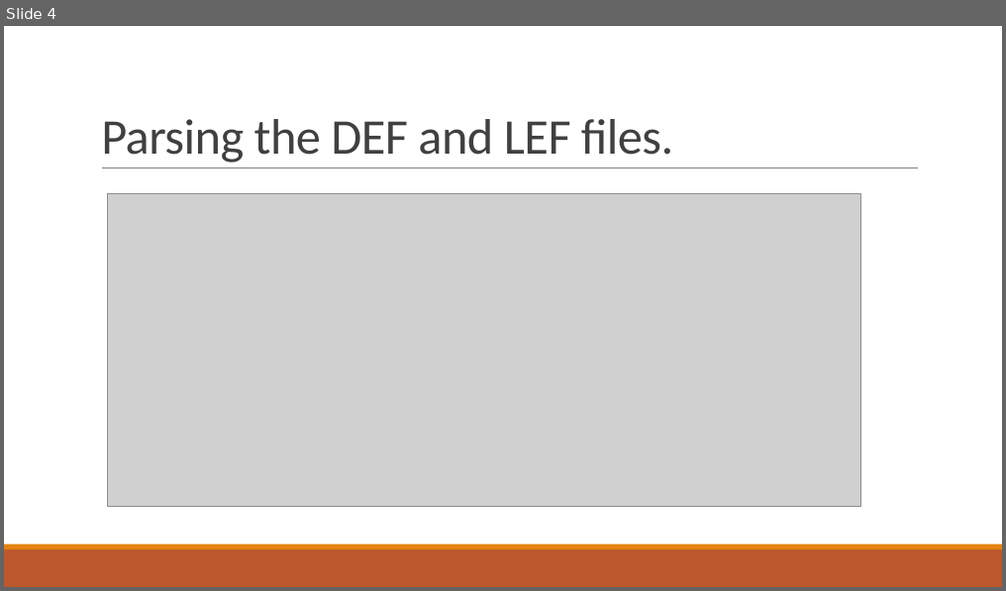
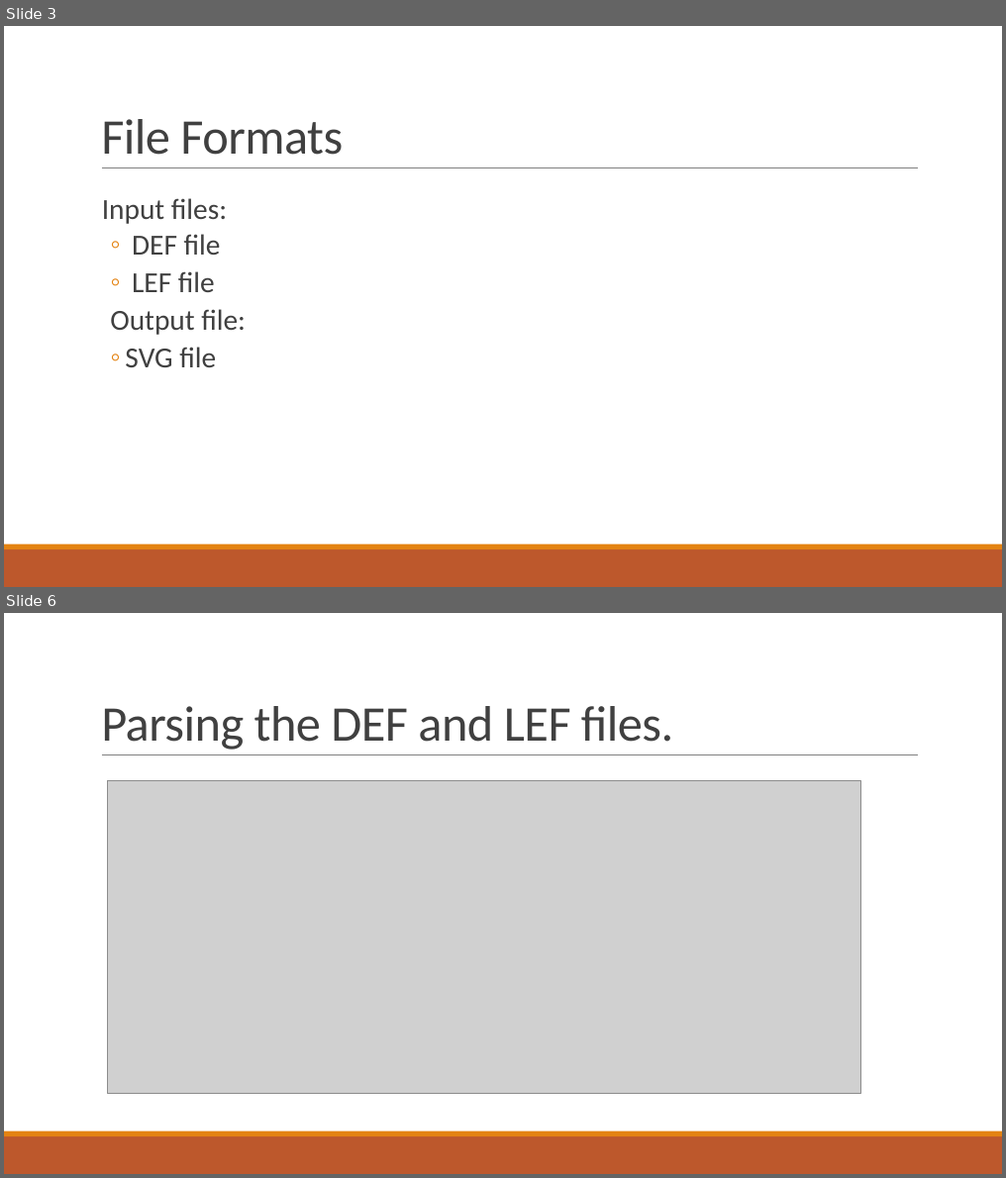
Before and after one commit to AhmedSharaf98/DEF-to-SVG, a slide deck: docs/DEF-LEF to SVG.pptx. Shown one above the other, each under a label of ours: slide 4 before the commit, slides 3 and 6 after it; the slides between them are not shown. The pictures are 1006x591 and 1006x1178 pixels, drawn with LibreOffice and Linux fonts; fonts in the diff are those of the drawing; grey boxes stand for pictures. Boxes give left, top, right and bottom in pixels: in the first picture for what was removed or moved away, otherwise in the second. Text is boxed around its words. In the diff, an @@ line names an element or a change of style, - is before the commit and + after.

```diff
--- a/docs/DEF-LEF to SVG.pptx
+++ b/docs/DEF-LEF to SVG.pptx
@@ slide 3 added at <box>4,26,1002,587</box>, background #FFFFFF; not listed: 3 template elements that a slide beside it also shows @@
@@ title added at <box>101,119,343,155</box>, 48 pt, text #404040 @@
+File Formats
@@ text added at <box>102,198,246,368</box>, 28 pt, text #404040 @@
+  Input files:
+  ◦ DEF file
+  ◦ LEF file
+  Output file:
+  ◦ SVG file
@@ what was slide 4 is now slide 6 @@
```
Also in this commit, not shown: 9 slides changed, 5 other slides added, 2 slides removed, 1 other file.
